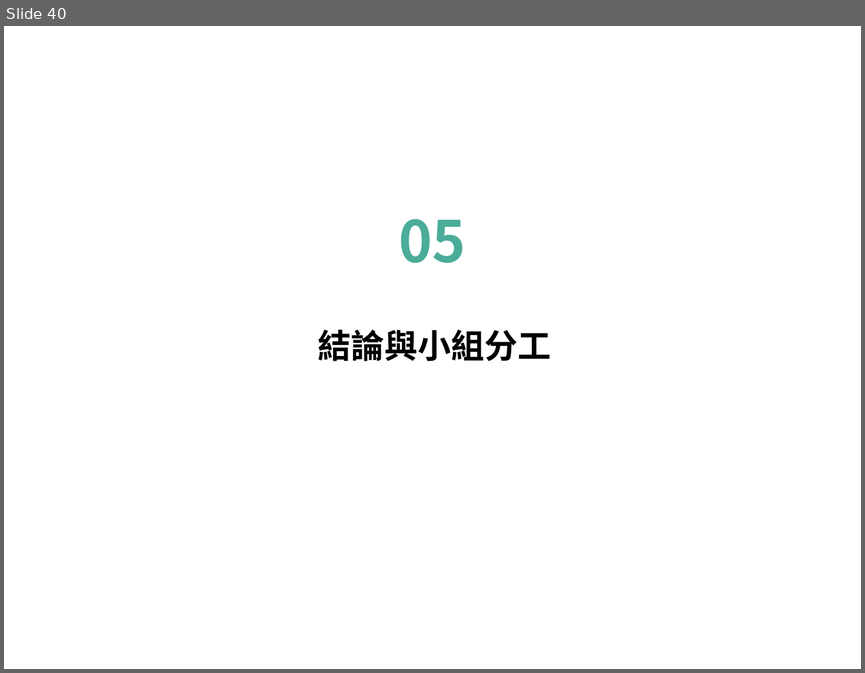
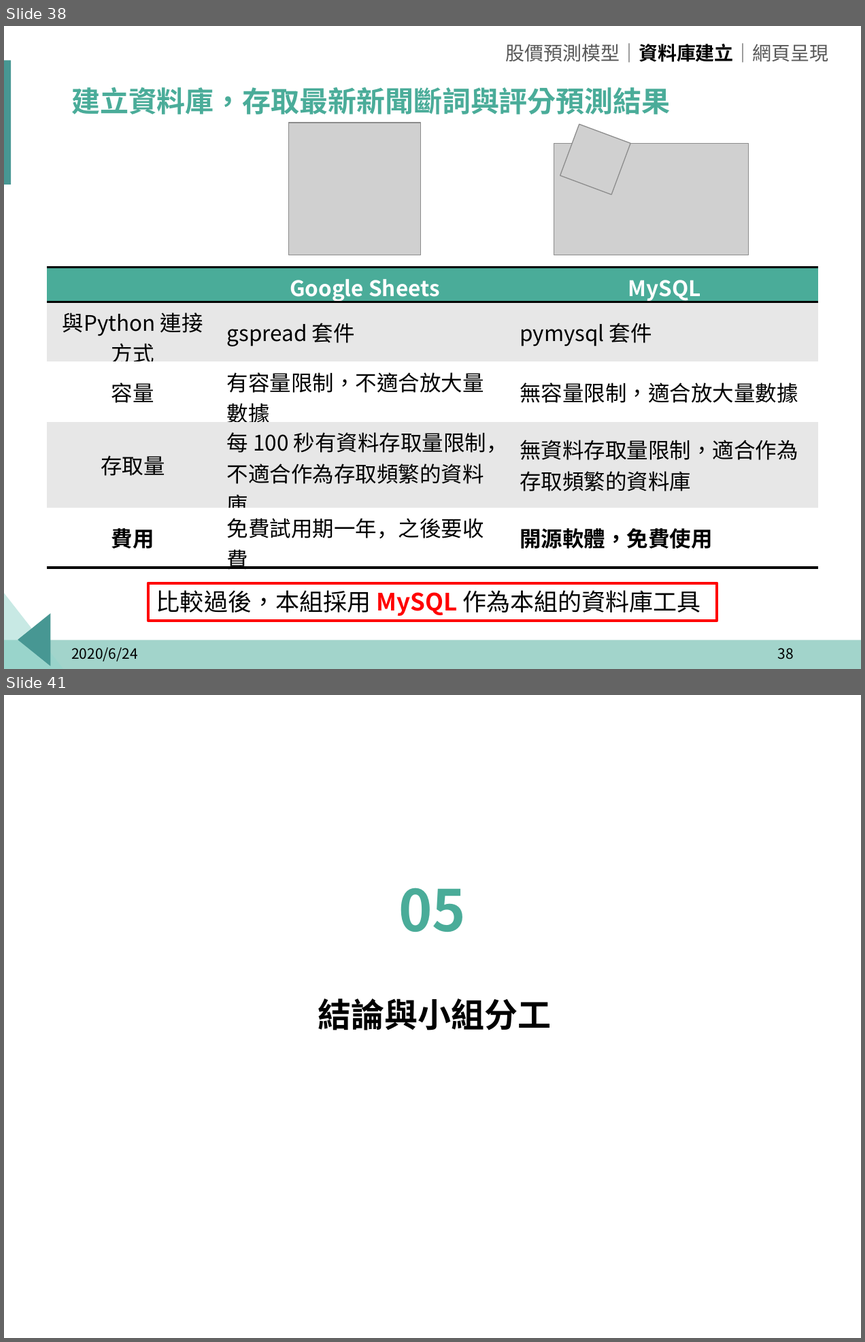
Before and after one commit to p314008dsa/Text-mining, a slide deck: 報告擋/玉山_題目一_組別二.pptx. Shown one above the other, each under a label of ours: slide 40 before the commit, slides 38 and 41 after it; the slides between them are not shown. The pictures are 865x673 and 865x1342 pixels, drawn with LibreOffice and Linux fonts; fonts in the diff are those of the drawing; grey boxes stand for pictures; background and template pictures are left out. Boxes give left, top, right and bottom in pixels: in the first picture for what was removed or moved away, otherwise in the second. Text is boxed around its words. In the diff, an @@ line names an element or a change of style, - is before the commit and + after.

```diff
--- a/報告擋/玉山_題目一_組別二.pptx
+++ b/報告擋/玉山_題目一_組別二.pptx
@@ slide 38 added at (4,26,861,669), background #FFFFFF @@
@@ text added at (506,43,829,62), 16 pt, text #595959 @@
+股價預測模型｜資料庫建立｜網頁呈現
@@ rectangle added at (4,60,11,184), fill #479793 @@
@@ title added at (71,87,670,114), 24 pt, text #4AAC99, bold @@
+建立資料庫，存取最新新聞斷詞與評分預測結果
@@ picture added at (288,123,420,254) @@
@@ picture added at (560,125,630,195) @@
@@ picture added at (554,144,749,254) @@
@@ table added at (47,267,818,572), 5 rows, 3 columns @@
+ | Google Sheets | MySQL
+與Python 連接方式 | gspread 套件 | pymysql 套件
+容量 | 有容量限制，不適合放大量數據 | 無容量限制，適合放大量數據
+存取量 | 每 100 秒有資料存取量限制，不適合作為存取頻繁的資料庫 | 無資料存取量限制，適合作為存取頻繁的資料庫
+費用 | 免費試用期一年，之後要收費 | 開源軟體，免費使用
@@ freeform shape added at (4,592,63,669), fill #92D4CB at 50% opacity @@
@@ rectangle added at (148,583,717,620), outline #FF0000 2.25 pt, 20 pt, text #000000 @@
+比較過後，本組採用 MySQL 作為本組的資料庫工具
@@ freeform shape added at (18,613,50,666), fill #479793 @@
@@ rectangle added at (4,639,861,669), fill #4AAC99 at 51% opacity @@
@@ text added at (71,647,138,661), 12 pt, text #000000 @@
+2020/6/24
@@ page number added at (777,648,793,659), 12 pt, text #000000 @@
+38
@@ what was slide 40 is now slide 41 @@
```
Also in this commit, not shown: 37 slides changed, 29 other files.
